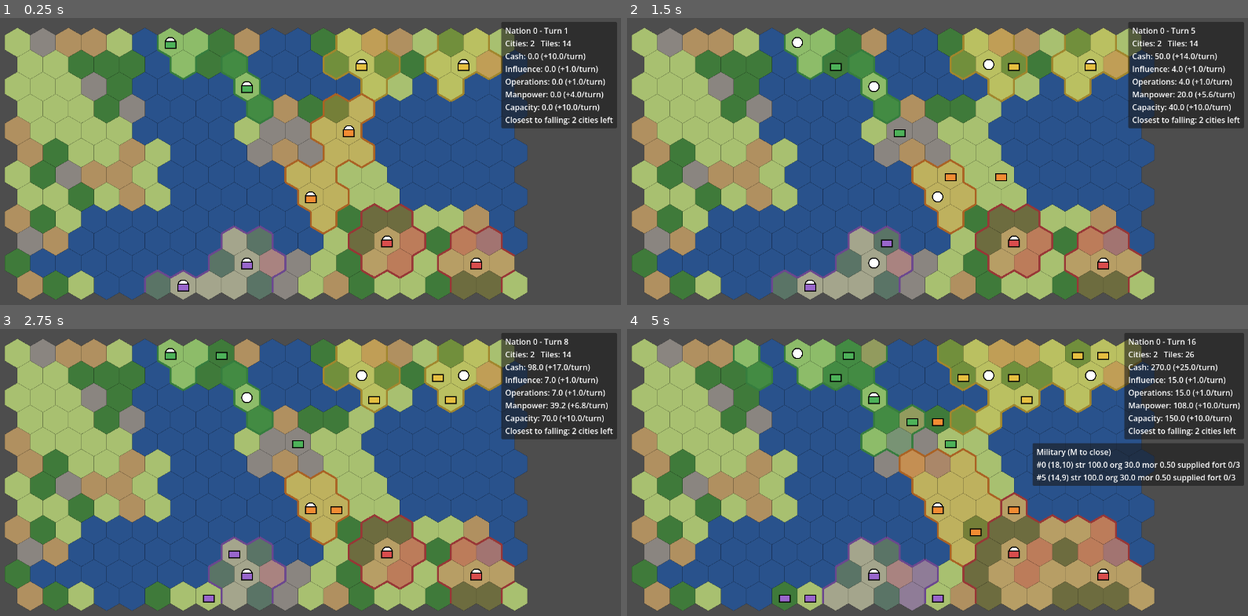
Above: before the commit, frames 1-4 (two rows, left to right).
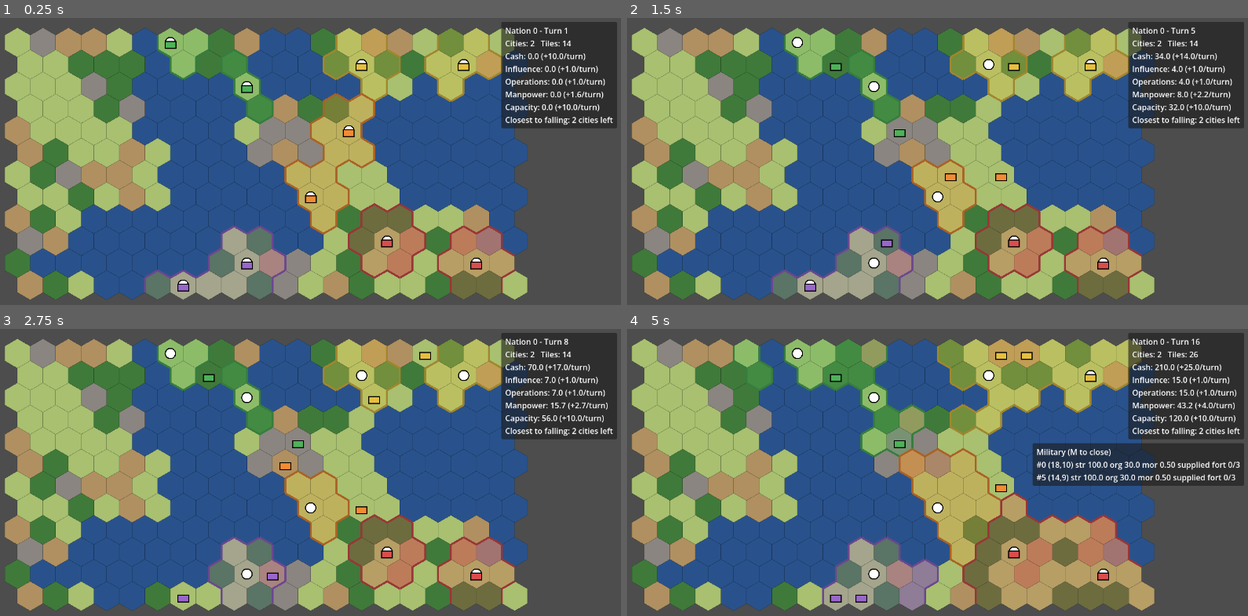
Above: after the commit, the same moments.

Repository: dwaite498/fault-lines-the-gift
Game: Godot game, scene res://scenes/main.tscn
The game is run twice, just before and just after one commit, with the same random seed, the same clock (stepped at 60 frames per second) and the same inputs.
Inputs (mouse positions are in pixels of both pictures, inside the frame that each line leads up to):
- Up to frame 1 (0.25 s): no input
- Up to frame 2 (1.5 s): tap Enter at 0.5 s; move the mouse to (1074, 175) at 0.52 s; hold D 0.53-1.28 s; tap R at 0.6 s; click (1074, 175) at 0.67 s; tap Space at 0.77, 0.8, 1.07, 1.35 s; move the mouse to (807, 213) at 1.27 s
- Up to frame 3 (2.75 s): tap Space at 1.52, 1.82, 2.3 s; tap R at 1.55, 2.1 s; move the mouse to (372, 426) at 2.02 s; hold D from 2.03 s (still down)
- Up to frame 4 (5 s): tap Space at 2.75, 3.02, 3.32, 3.77, 3.8, 4.07, 4.52, 4.82 s; move the mouse to (900, 575) at 2.77 s; tap M at 2.85 s; click (900, 575) at 2.92 s; tap R at 3.05, 4.35 s; move the mouse to (1123, 558) at 3.52 s; release D at 3.53 s; tap F at 3.6 s; move the mouse to (744, 452) at 4.27 s

The runs differ from the first frame. In frame 1, less than 0.1% of the frame differs, in the area x 91-94%, y 25-28%; in frame 2, 0.2%; in frame 3, 0.9%; in frame 4, 3.3%, in the area x 24-99%, y 1-96%.

Commit message:
Add upkeep, training time, and recruitment tuning (Task 14)

Diff:
--- a/data/resources_config.json
+++ b/data/resources_config.json
@@ -1,11 +1,15 @@
 {
 	"start_stock": {"cash": 0, "influence": 0, "operations": 0, "manpower": 0, "capacity": 0},
 	"cash_per_pop": 0.5,
-	"manpower_per_pop": 0.2,
+	"manpower_per_pop": 0.08,
 	"capacity_per_infra": 0.5,
 	"influence_per_turn": 1,
 	"operations_per_turn": 1,
 	"recruit_cost": {"manpower": 20, "capacity": 15},
 	"recruit_template": "infantry",
-	"ai_recruit_chance": 0.3
+	"training_turns": 3,
+	"upkeep_per_division": {"cash": 2, "capacity": 1},
+	"unpaid_upkeep_org_loss": 5,
+	"ai_recruit_chance": 0.3,
+	"ai_max_divisions": 6
 }
--- a/scripts/main.gd
+++ b/scripts/main.gd
@@ -74,7 +74,7 @@
 		var reason := _economy.recruit_block_reason(_city, PLAYER_NATION, roster)
 		if reason == "":
 			_economy.recruit(_city, PLAYER_NATION, roster)
-			print("Recruiting at city %d; arrives next turn" % _city.id)
+			print("Recruiting at city %d; arrives in %d turns" % [_city.id, int(_economy.config.training_turns)])
 		else:
 			message.text = "Cannot recruit: " + reason
 			print(message.text)
--- a/scripts/nations/nation_economy.gd
+++ b/scripts/nations/nation_economy.gd
@@ -1,7 +1,7 @@
 class_name NationEconomy
 extends RefCounted
-## Per-nation resource stocks, per-turn city income, and pending recruits.
-## All numbers come from data/resources_config.json.
+## Per-nation resource stocks, per-turn city income, division upkeep, and the
+## recruit training queue. All numbers come from data/resources_config.json.
 
 const CONFIG_PATH := "res://data/resources_config.json"
 const RESOURCES: Array[String] = ["cash", "influence", "operations", "manpower", "capacity"]
@@ -9,8 +9,11 @@
 var config: Dictionary = {}
 ## nation index -> {"cash": float, "influence": ..., ...}
 var stocks: Dictionary = {}
-## city id -> nation that paid for the recruit. One pending recruit per city.
+## city id -> {"nation": int, "turns_left": int}. One pending recruit per city.
+## turns_left 0 means trained and waiting for the city hex to be free.
 var pending: Dictionary = {}
+## nation index -> true if that nation paid its upkeep on the last end_turn.
+var upkeep_paid: Dictionary = {}
 
 
 func _init(path := CONFIG_PATH) -> void:
@@ -20,8 +23,10 @@
 func setup(hex_map: HexMap) -> void:
 	stocks.clear()
 	pending.clear()
+	upkeep_paid.clear()
 	for nation in hex_map.nations:
 		stocks[nation] = {}
+		upkeep_paid[nation] = true
 		for r in RESOURCES:
 			stocks[nation][r] = float(config.start_stock.get(r, 0))
 
@@ -49,6 +54,39 @@
 			stocks[city.nation][r] += income[r]
 
 
+## Total upkeep a nation owes this turn: {"cash", "capacity"}.
+func upkeep_due(nation: int, roster: DivisionRoster) -> Dictionary:
+	var count := 0
+	for d in roster.divisions:
+		if d.nation == nation:
+			count += 1
+	var due := {}
+	for r in config.upkeep_per_division:
+		due[r] = count * float(config.upkeep_per_division[r])
+	return due
+
+
+## Each nation pays upkeep in full, or pays nothing and all its divisions lose
+## unpaid_upkeep_org_loss org (clamped at 0, no retreat).
+func pay_upkeep(hex_map: HexMap, roster: DivisionRoster) -> void:
+	for nation in hex_map.nations:
+		var due := upkeep_due(nation, roster)
+		var s: Dictionary = stocks[nation]
+		var can_pay := true
+		for r in due:
+			if s[r] < due[r]:
+				can_pay = false
+		upkeep_paid[nation] = can_pay
+		if can_pay:
+			for r in due:
+				s[r] -= due[r]
+		else:
+			var loss := float(config.unpaid_upkeep_org_loss)
+			for d in roster.divisions:
+				if d.nation == nation:
+					d.org = maxf(d.org - loss, 0.0)
+
+
 ## Why the city cannot recruit for nation, or "" if it can.
 func recruit_block_reason(city: Dictionary, nation: int, roster: DivisionRoster) -> String:
 	if city.is_empty() or city.nation != nation:
@@ -64,50 +102,68 @@
 	return ""
 
 
-## Pays the cost and queues a division for next turn. Returns false if blocked.
+## Pays the cost and queues a division that appears after training_turns. Returns false if blocked.
 func recruit(city: Dictionary, nation: int, roster: DivisionRoster) -> bool:
 	if recruit_block_reason(city, nation, roster) != "":
 		return false
-	_pay(nation, -1.0)
-	pending[city.id] = nation
+	for r in config.recruit_cost:
+		stocks[nation][r] -= float(config.recruit_cost[r])
+	pending[city.id] = {"nation": nation, "turns_left": int(config.training_turns)}
 	return true
 
 
-func _pay(nation: int, direction: float) -> void:
-	if not stocks.has(nation):
-		return
-	for r in config.recruit_cost:
-		stocks[nation][r] += direction * float(config.recruit_cost[r])
-
-
-## Spawns pending recruits. If the city changed owner or its hex is occupied,
-## the recruit is cancelled and the cost refunded.
+## Ticks training. A trained recruit spawns on its city hex, or waits there if
+## the hex is occupied. If the city changed owner, the recruit is lost.
 func spawn_pending(hex_map: HexMap, roster: DivisionRoster) -> void:
 	var ids := pending.keys()
 	ids.sort()
 	for id in ids:
-		var nation: int = pending[id]
+		var entry: Dictionary = pending[id]
 		var city := {}
 		for c in hex_map.cities:
 			if c.id == id:
 				city = c
-		if city.is_empty() or city.nation != nation or roster.division_at(city.cell) != null:
-			_pay(nation, 1.0)
-		else:
-			roster.spawn_division(nation, city.cell, config.recruit_template)
-	pending.clear()
+		if city.is_empty() or city.nation != entry.nation:
+			pending.erase(id)
+			continue
+		entry.turns_left = maxi(entry.turns_left - 1, 0)
+		if entry.turns_left == 0 and roster.division_at(city.cell) == null:
+			roster.spawn_division(entry.nation, city.cell, config.recruit_template)
+			pending.erase(id)
 
 
-## Each AI city that can recruit does so with ai_recruit_chance, using roster.rng.
+## Queue text for one pending recruit, e.g. "2 turns left".
+static func queue_text(entry: Dictionary) -> String:
+	if entry.turns_left <= 0:
+		return "ready, waiting for hex to clear"
+	return "%d turn%s left" % [entry.turns_left, "" if entry.turns_left == 1 else "s"]
+
+
+func division_count(nation: int, roster: DivisionRoster) -> int:
+	var count := 0
+	for d in roster.divisions:
+		if d.nation == nation:
+			count += 1
+	for id in pending:
+		if pending[id].nation == nation:
+			count += 1
+	return count
+
+
+## Each AI city that can recruit does so with ai_recruit_chance, using roster.rng,
+## while the nation has fewer than ai_max_divisions (fielded plus in training).
 func run_ai(player_nation: int, hex_map: HexMap, roster: DivisionRoster) -> void:
 	for city in hex_map.cities:
 		if city.nation == player_nation or recruit_block_reason(city, city.nation, roster) != "":
+			continue
+		if division_count(city.nation, roster) >= int(config.ai_max_divisions):
 			continue
 		if roster.rng.randf() < float(config.ai_recruit_chance):
 			recruit(city, city.nation, roster)
 
 
-## End-of-turn economy step: income, then last turn's recruits appear.
+## End-of-turn economy step: income, upkeep, then training ticks and recruits appear.
 func end_turn(hex_map: HexMap, roster: DivisionRoster) -> void:
 	collect_income(hex_map)
+	pay_upkeep(hex_map, roster)
 	spawn_pending(hex_map, roster)
--- a/scripts/ui/city_panel.gd
+++ b/scripts/ui/city_panel.gd
@@ -40,5 +40,5 @@
 		label.text += "\nOutput/turn: cash +%.1f, manpower +%.1f, capacity +%.1f" % [
 				income.cash, income.manpower, income.capacity]
 		if economy.pending.has(city.id):
-			label.text += "\nRecruiting: infantry arrives next turn"
+			label.text += "\nRecruiting: " + NationEconomy.queue_text(economy.pending[city.id])
 	panel.size = label.get_minimum_size() + Vector2(16, 12)
--- a/scripts/ui/military_panel.gd
+++ b/scripts/ui/military_panel.gd
@@ -31,8 +31,8 @@
 	var ids := economy.pending.keys()
 	ids.sort()
 	for id in ids:
-		if economy.pending[id] == nation:
-			lines.append("Recruiting at city %d: infantry next turn" % id)
+		if economy.pending[id].nation == nation:
+			lines.append("city %d: %s" % [id, NationEconomy.queue_text(economy.pending[id])])
 	label.text = "\n".join(lines)
 	panel.size = label.get_minimum_size() + Vector2(16, 12)
 	panel.position = Vector2(1280 - panel.size.x - 8, top)
